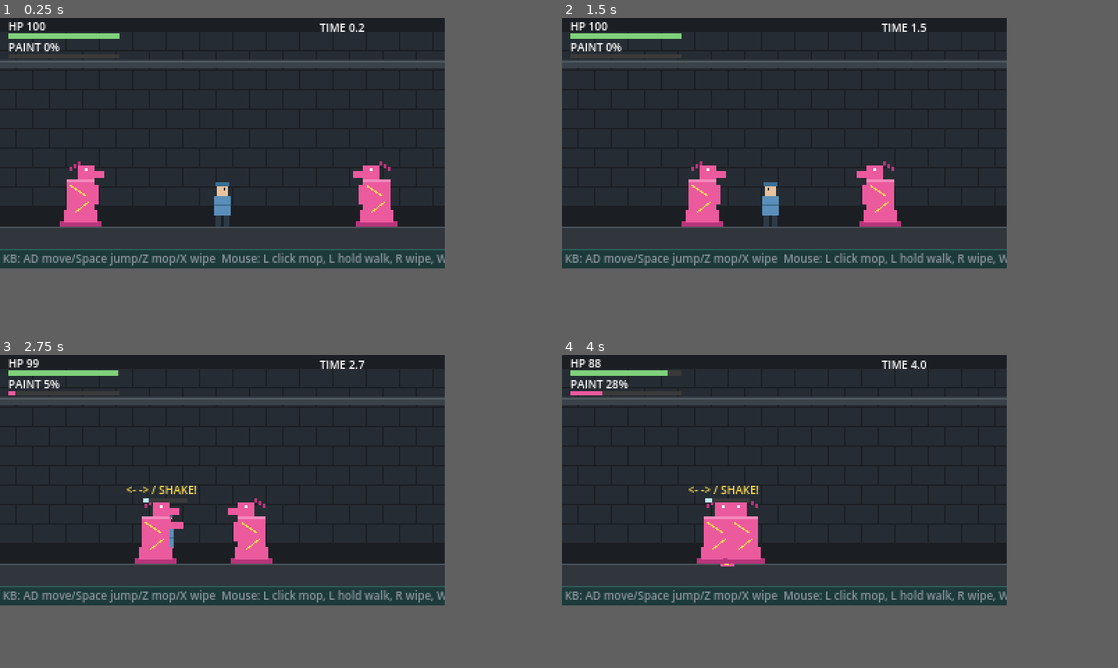
Above: before the commit, frames 1-4 (two rows, left to right).
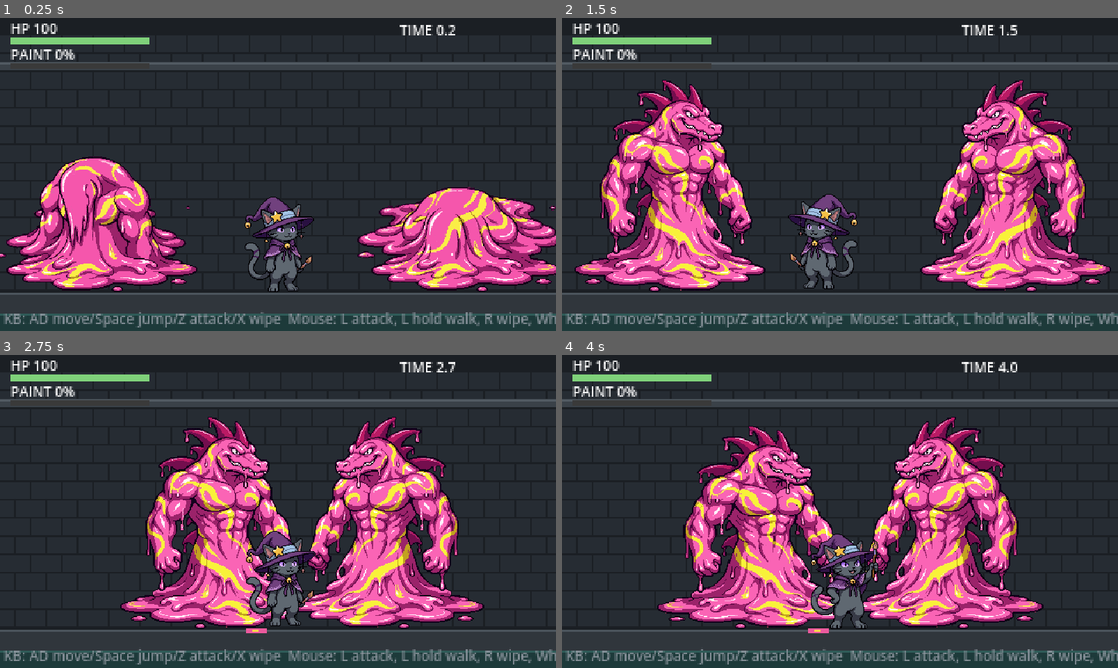
Above: after the commit, the same moments.

Repository: Dekaimo/sewer_proto
Game: Godot game, scene res://main.tscn
The game is run twice, just before and just after one commit, with the same random seed, the same clock (stepped at 60 frames per second) and the same inputs.
Inputs (mouse positions are in pixels of both pictures, inside the frame that each line leads up to):
- Up to frame 1 (0.25 s): no input
- Up to frame 2 (1.5 s): move the mouse to (884, 130) at 0.52 s; hold Right (right) 0.53-1.28 s; hold X (clean) 0.53-1.28 s; tap Z (attack) at 0.6 s; click (884, 130) at 0.67 s; tap Up (jump) at 0.77, 1.07 s; move the mouse to (695, 155) at 1.27 s; hold Left (left) from 1.28 s (still down); tap X (clean) at 1.35 s; click (695, 155) at 1.42 s
- Up to frame 3 (2.75 s): tap Up (jump) at 1.52, 1.55, 1.82, 2.1 s; move the mouse to (266, 423) at 2.02 s; release Left (left) at 2.03 s; hold Right (right) from 2.03 s (still down); click (266, 423) at 2.17 s; tap Z (attack) at 2.3 s
- Up to frame 4 (4 s): move the mouse to (762, 530) at 2.77 s; release Right (right) at 2.78 s; hold W 2.78-3.53 s; tap Z (attack) at 2.85 s; click (762, 530) at 2.92 s; tap Up (jump) at 3.02, 3.32, 3.77, 3.8 s; tap X (clean) at 3.05 s; move the mouse to (917, 517) at 3.52 s; hold Left (left) from 3.53 s (still down); hold X (clean) from 3.53 s (still down); click (917, 517) at 3.67 s
In our replay, the window is 640x360 before the commit and 800x450 after it. These sizes can differ from the game's own. Grey fills any space a smaller window leaves; there, only what the larger window draws over its background counts as a difference.

The runs differ from the first frame. In frame 1, 27% of the frame differs, in the area x 0-100%, y 1-99%; in frame 2, 36%; in frame 3, 33%; in frame 4, 34%.

Commit message:
Use PixelLab sprites: cat player, wani enemy with emerge and swallow animations, 640x360
Co-Authored-By: Claude Opus 5.5 <noreply@anthropic.com>
Claude-Session: https://claude.ai/code/session_016eaBthCvKzWp812yLXmusx

Diff:
--- a/enemy.gd
+++ b/enemy.gd
@@ -1,30 +1,70 @@
 extends Node2D
-## ペンキワニ（仮絵）。攻撃権トークンで交互に攻め、相方が掴んでいる間は反対側から連携する。
+## ペンキワニ。攻撃権トークンで交互に攻め、相方が掴んでいる間は反対側から連携する。
+## 絵は 256x256。元絵は左向き。
+
+const IDLE = preload("res://assets/wani_idle.png")
+const FEET_Y := 253
+const FLANK := 95.0       # 挟み撃ちのときにプレイヤーから取る距離
+const REACH := 60.0       # 突進が当たる距離
 
 var main
 var facing := -1
-var state := "approach"   # approach / windup / lunge / recover / hold / assist / idle
+var state := "emerge"   # emerge / approach / windup / lunge / recover / hold / assist / swallow / idle
 var t := 0.0
 var stun := 0.0
 var vel_x := 0.0
 var lunge_dir := 1
 var assist_timer := 0.0
-var wob := 0.0
+var anim_t := 0.0
+var sprite: Sprite2D
+var emerge_frames: Array[Texture2D] = []
+var swallow_frames: Array[Texture2D] = []
+
+
+func _ready() -> void:
+	for i in 9:
+		emerge_frames.append(load("res://assets/wani_emerge_%d.png" % i))
+		swallow_frames.append(load("res://assets/wani_swallow_%d.png" % i))
+	sprite = Sprite2D.new()
+	sprite.texture = emerge_frames[0]
+	sprite.centered = false
+	sprite.offset = Vector2(-128, -FEET_Y - 1)
+	add_child(sprite)
+	anim_t = -randf_range(0.0, 0.6)   # 2体の出現タイミングを少しずらす
+
+
+func active() -> bool:
+	return state != "emerge" and state != "swallow" and state != "idle"
 
 
 func _process(delta: float) -> void:
-	wob += delta
+	anim_t += delta
+	sprite.flip_h = facing > 0
+	sprite.scale = Vector2.ONE
+	sprite.position = Vector2.ZERO
+
+	if state == "emerge":
+		var i := clampi(int(anim_t * 10.0), 0, 8)
+		sprite.texture = emerge_frames[i]
+		if anim_t > 1.1:
+			state = "approach"
+			sprite.texture = IDLE
+		return
+	if state == "swallow":
+		var j := clampi(int(anim_t * 7.0), 0, 8)
+		sprite.texture = swallow_frames[j]
+		return
 	if main.game_over:
 		state = "idle"
-		queue_redraw()
 		return
+
 	var p = main.player
 	stun -= delta
 	if stun > 0.0:
 		position.x += vel_x * delta
-		vel_x = move_toward(vel_x, 0.0, 300.0 * delta)
+		vel_x = move_toward(vel_x, 0.0, 600.0 * delta)
+		sprite.position.x = sin(anim_t * 60.0) * 2.0
 		_clamp()
-		queue_redraw()
 		return
 
 	var dx: float = p.position.x - position.x
@@ -35,37 +75,40 @@
 				state = "assist"
 			elif p.state == "normal":
 				# 挟み撃ち：相方と反対側の位置へ回り込む（プレイヤーをすり抜けてよい）
-				var tx: float = clampf(p.position.x + _flank_side(p) * 27.0, main.ARENA_L, main.ARENA_R)
+				var tx: float = clampf(p.position.x + _flank_side(p) * FLANK, main.ARENA_L, main.ARENA_R)
 				var to_slot: float = tx - position.x
-				if absf(to_slot) > 4.0:
-					position.x += signf(to_slot) * 34.0 * delta
+				if absf(to_slot) > 6.0:
+					position.x += signf(to_slot) * 60.0 * delta
 				elif main.request_token(self):
 					state = "windup"
 					t = 0.5
 			dx = p.position.x - position.x
-			if absf(dx) > 1.0:
+			if absf(dx) > 2.0:
 				facing = 1 if dx > 0 else -1
 		"windup":
 			t -= delta
+			# 溜め：少し縮んでから伸びる
+			sprite.scale = Vector2(1.04, 0.96)
+			sprite.position.x = -facing * 4.0
 			if t <= 0.0:
 				state = "lunge"
 				t = 0.35
 				lunge_dir = facing
 		"lunge":
 			t -= delta
-			position.x += lunge_dir * 150.0 * delta
-			var close: bool = absf(p.position.x - position.x) < 12.0 and p.position.y > position.y - 22.0
+			position.x += lunge_dir * 280.0 * delta
+			var close: bool = absf(p.position.x - position.x) < REACH and p.position.y > position.y - 100.0
 			if close and p.state == "normal":
 				if randf() < 0.45 and p.can_be_grabbed():
 					p.grab(self)
 					state = "hold"
 				else:
 					if p.take_hit(position.x, 2, 4):
-						main.add_floor_splat(p.position.x, 14.0)
+						main.add_floor_splat(p.position.x, 40.0)
 					state = "recover"
 					t = 0.6
 			elif t <= 0.0:
-				main.add_floor_splat(position.x + lunge_dir * 8.0, 8.0)
+				main.add_floor_splat(position.x + lunge_dir * 40.0, 24.0)
 				state = "recover"
 				t = 0.6
 		"recover":
@@ -74,6 +117,8 @@
 				main.release_token(self)
 				state = "approach"
 		"hold":
+			# 掴んでいる間はゆっくり脈打つ
+			sprite.scale = Vector2(1.0, 1.0 + sin(anim_t * 5.0) * 0.015)
 			if p.state != "grabbed" or p.grabbed_by != self:
 				main.release_token(self)
 				state = "recover"
@@ -84,17 +129,24 @@
 				state = "approach"
 			else:
 				# 掴んでいる敵の反対側（プレイヤーの向こう側）に回る
-				var target_x: float = clampf(p.position.x + h2.facing * 12.0, main.ARENA_L, main.ARENA_R)
-				position.x = move_toward(position.x, target_x, 45.0 * delta)
-				if absf(dx) > 1.0:
+				var target_x: float = clampf(p.position.x + h2.facing * 50.0, main.ARENA_L, main.ARENA_R)
+				position.x = move_toward(position.x, target_x, 90.0 * delta)
+				if absf(dx) > 2.0:
 					facing = 1 if dx > 0 else -1
 				assist_timer -= delta
-				if absf(position.x - target_x) < 3.0 and assist_timer <= 0.0:
+				if absf(position.x - target_x) < 6.0 and assist_timer <= 0.0:
 					assist_timer = 0.9
 					p.assist_splash()
-					main.add_floor_splat(p.position.x, 10.0)
+					main.add_floor_splat(p.position.x, 30.0)
 	_clamp()
-	queue_redraw()
+
+
+## とどめ：プレイヤーを抱えて水たまりに沈む
+func play_swallow(p) -> void:
+	state = "swallow"
+	anim_t = 0.0
+	position.x = clampf(p.position.x - facing * 10.0, main.ARENA_L, main.ARENA_R)
+	z_index = 5
 
 
 ## 1体目は今いる側、2体目以降は1体目の反対側を受け持つ
@@ -102,8 +154,8 @@
 	var lead = main.enemies[0]
 	var lead_side: float = 1.0 if lead.position.x >= p.position.x else -1.0
 	if lead == self:
-		# 壁際で回り込めない場合は反対側を使う
-		if p.position.x + lead_side * 27.0 < main.ARENA_L or p.position.x + lead_side * 27.0 > main.ARENA_R:
+		var lx: float = p.position.x + lead_side * FLANK
+		if lx < main.ARENA_L or lx > main.ARENA_R:
 			return -lead_side
 		return lead_side
 	return -lead_side
@@ -114,10 +166,10 @@
 
 
 func on_hit(dir: int) -> void:
-	if state == "hold":
+	if state == "hold" or not active():
 		return
 	stun = 0.5
-	vel_x = dir * 120.0
+	vel_x = dir * 220.0
 	if state == "windup" or state == "lunge":
 		main.release_token(self)
 		state = "approach"
@@ -125,43 +177,6 @@
 
 func on_escaped() -> void:
 	stun = 1.2
-	vel_x = -facing * 80.0
+	vel_x = -facing * 150.0
 	state = "recover"
 	t = 0.0
-
-
-func _draw() -> void:
-	var pink := Color("ec5a9e")
-	var dark := Color("b8357a")
-	var yel := Color("f9d84d")
-	var s := 1.0 + (0.08 if state == "windup" and int(wob * 20) % 2 == 0 else 0.0)
-	var f := float(facing)
-	# 溶けた下半身（水たまり）
-	draw_rect(Rect2(-15, -4, 30, 4), dark)
-	draw_rect(Rect2(-12, -12, 24, 9), pink)
-	# 胴体（筋肉質）
-	draw_rect(Rect2(-10 * s, -34 * s, 20 * s, 23 * s), pink)
-	draw_rect(Rect2(-10 * s, -34 * s, 20 * s, 2), Color("f489bd"))
-	# マーブル模様
-	draw_line(Vector2(-8, -30), Vector2(4, -22), yel, 1.0)
-	draw_line(Vector2(6, -18), Vector2(-4, -10), yel, 1.0)
-	# 頭（ワニ）
-	draw_rect(Rect2(-6 + f * 4, -44, 12, 10), pink)
-	draw_rect(Rect2(f * 8 - (0 if f > 0 else 9), -40, 9, 5), pink)   # 口先
-	draw_rect(Rect2(-1 + f * 4, -42, 2, 2), Color.WHITE)               # 目
-	# トゲ
-	for i in 3:
-		draw_rect(Rect2(-f * (2 + i * 3), -47 + i * 2, 2, 3), dark)
-	# 腕
-	var arm_x := f * 10.0
-	if state == "hold" or state == "lunge":
-		draw_rect(Rect2(arm_x - (0 if f > 0 else 10), -30, 10, 5), pink)
-	else:
-		draw_rect(Rect2(arm_x - 3, -30, 6, 14), pink)
-	# 垂れるしずく
-	var drip := int(wob * 6) % 6
-	draw_rect(Rect2(-9, -12 + drip, 1, 2), pink)
-	draw_rect(Rect2(8, -10 + (drip + 3) % 6, 1, 2), pink)
-	if state == "windup":
-		draw_rect(Rect2(-1, -56, 2, 5), yel)
-		draw_rect(Rect2(-1, -50, 2, 1), yel)
--- a/hud.gd
+++ b/hud.gd
@@ -1,6 +1,10 @@
 extends Node2D
 
 var main
+
+
+func _ready() -> void:
+	scale = Vector2(2, 2)   # 320x180 基準で描いて2倍表示
 
 
 func _process(_delta: float) -> void:
@@ -21,10 +25,10 @@
 	draw_rect(Rect2(6, 26, 80, 3), Color("3a3a3a"))
 	draw_rect(Rect2(6, 26, 80 * c, 3), Color("ec5a9e"))
 	_txt(Vector2(230, 10), "TIME %.1f" % main.survive_time)
-	_txt(Vector2(2, 176), "KB: AD move/Space jump/Z mop/X wipe  Mouse: L click mop, L hold walk, R wipe, Wheel jump", Color("8a949c"))
+	_txt(Vector2(2, 176), "KB: AD move/Space jump/Z attack/X wipe  Mouse: L attack, L hold walk, R wipe, Wheel jump", Color("8a949c"))
 
 	if p.state == "grabbed":
-		var pos: Vector2 = p.position + Vector2(-16, -44)
+		var pos: Vector2 = p.position / 2.0 + Vector2(-16, -70)
 		_txt(pos + Vector2(-12, -3), "<- -> / SHAKE!", Color("f9d84d"))
 		draw_rect(Rect2(pos.x, pos.y, 32, 3), Color("3a3a3a"))
 		draw_rect(Rect2(pos.x, pos.y, 32 * p.struggle, 3), Color("bfefff"))
--- a/main.gd
+++ b/main.gd
@@ -7,9 +7,9 @@
 const HudScript = preload("res://hud.gd")
 const SfxScript = preload("res://sfx.gd")
 
-const FLOOR_Y := 150.0
-const ARENA_L := 10.0
-const ARENA_R := 310.0
+const FLOOR_Y := 316.0
+const ARENA_L := 20.0
+const ARENA_R := 620.0
 
 var player
 var sfx
@@ -27,9 +27,10 @@
 	add_child(sfx)
 	player = PlayerScript.new()
 	player.main = self
-	player.position = Vector2(160, FLOOR_Y)
+	player.position = Vector2(320, FLOOR_Y)
+	player.z_index = 2
 	add_child(player)
-	for x in [50.0, 280.0]:
+	for x in [110.0, 530.0]:
 		var e = EnemyScript.new()
 		e.main = self
 		e.position = Vector2(x, FLOOR_Y)
@@ -88,8 +89,16 @@
 	return null
 
 
-func on_player_defeated() -> void:
+func on_player_defeated(grabber) -> void:
 	game_over = true
+	# とどめ演出：掴んでいた敵（いなければ一番近い敵）が抱えて沈む
+	var e = grabber
+	if e == null or not is_instance_valid(e):
+		for c in enemies:
+			if e == null or absf(c.position.x - player.position.x) < absf(e.position.x - player.position.x):
+				e = c
+	if e != null:
+		e.play_swallow(player)
 
 
 # ---------- 床の汚れ ----------
@@ -116,24 +125,24 @@
 
 # ---------- 背景 ----------
 func _draw() -> void:
-	draw_rect(Rect2(0, 0, 320, 180), Color("1b1f24"))
+	draw_rect(Rect2(0, 0, 640, 360), Color("1b1f24"))
 	# レンガ
-	for row in range(0, 9):
-		var y := 10 + row * 14
-		var off := 0 if row % 2 == 0 else 12
-		for col in range(-1, 14):
-			draw_rect(Rect2(col * 24 + off, y, 23, 13), Color("262c33"))
+	for row in range(0, 14):
+		var y := 20 + row * 21
+		var off := 0 if row % 2 == 0 else 18
+		for col in range(-1, 19):
+			draw_rect(Rect2(col * 36 + off, y, 34, 19), Color("262c33"))
 	# 配管
-	draw_rect(Rect2(0, 30, 320, 6), Color("3a4148"))
-	draw_rect(Rect2(0, 31, 320, 1), Color("525b63"))
+	draw_rect(Rect2(0, 50, 640, 10), Color("3a4148"))
+	draw_rect(Rect2(0, 51, 640, 2), Color("525b63"))
 	# 床
-	draw_rect(Rect2(0, FLOOR_Y, 320, 30), Color("30363c"))
-	draw_rect(Rect2(0, FLOOR_Y, 320, 1), Color("4b545c"))
+	draw_rect(Rect2(0, FLOOR_Y, 640, 44), Color("30363c"))
+	draw_rect(Rect2(0, FLOOR_Y, 640, 2), Color("4b545c"))
 	# 水路
-	draw_rect(Rect2(0, 166, 320, 14), Color("1d3a3a"))
-	draw_rect(Rect2(0, 166, 320, 1), Color("2f5b58"))
+	draw_rect(Rect2(0, 340, 640, 20), Color("1d3a3a"))
+	draw_rect(Rect2(0, 340, 640, 2), Color("2f5b58"))
 	# 床のペンキ
 	for s in floor_splats:
 		var x0 = s.x - s.w * 0.5
-		draw_rect(Rect2(x0, FLOOR_Y - 1, s.w, 3), Color("ec5a9e"))
-		draw_rect(Rect2(x0 + s.w * 0.3, FLOOR_Y, s.w * 0.3, 1), Color("f9d84d"))
+		draw_rect(Rect2(x0, FLOOR_Y - 2, s.w, 6), Color("ec5a9e"))
+		draw_rect(Rect2(x0 + s.w * 0.3, FLOOR_Y, s.w * 0.3, 2), Color("f9d84d"))
--- a/player.gd
+++ b/player.gd
@@ -1,17 +1,26 @@
 extends Node2D
-## 主人公（仮絵）。汚れはシェーダー＋マスク画像で表現する。
-
-const W := 16
-const H := 32
+## 主人公（黒猫）。汚れはシェーダー＋マスク画像で表現する。
+## 絵は assets/cat_0..3.png（128x128）。0=待機 1=構え 2=突き 3=掲げ
+
 const DIRT_SHADER = preload("res://dirt.gdshader")
+const FRAMES := [
+	preload("res://assets/cat_0.png"),
+	preload("res://assets/cat_1.png"),
+	preload("res://assets/cat_2.png"),
+	preload("res://assets/cat_3.png"),
+]
+const W := 128
+const H := 128
+const FEET_Y := 119          # 絵の中で足が接地している行
 const HP_MAX := 100.0
+const DIRT_R := 3            # 汚れの塗り半径の倍率
 
 var main
 var sprite: Sprite2D
 var base_img: Image
 var mask_img: Image
 var mask_tex: ImageTexture
-var opaque_total := 0
+var opaque_px: Array[Vector2i] = []
 var dirty_list: Array[Vector2i] = []
 
 var state := "normal"   # normal / grabbed / defeated
@@ -31,6 +40,7 @@
 var hitstun := 0.0
 var cleaning := false
 var hp := HP_MAX
+var bob := 0.0
 
 # マウス操作
 var lmb_held := false
@@ -40,28 +50,21 @@
 
 
 func _ready() -> void:
-	base_img = Image.create(W, H, false, Image.FORMAT_RGBA8)
-	base_img.fill(Color(0, 0, 0, 0))
-	base_img.fill_rect(Rect2i(4, 1, 8, 9), Color("e8c39e"))   # 頭
-	base_img.fill_rect(Rect2i(3, 0, 10, 3), Color("3c6e91"))  # 帽子
-	base_img.fill_rect(Rect2i(9, 4, 1, 2), Color("222222"))   # 目
-	base_img.fill_rect(Rect2i(2, 10, 12, 14), Color("5b8fb9")) # つなぎ
-	base_img.fill_rect(Rect2i(2, 16, 12, 1), Color("3c6e91"))
-	base_img.fill_rect(Rect2i(3, 24, 4, 8), Color("2d3a46"))  # 脚
-	base_img.fill_rect(Rect2i(9, 24, 4, 8), Color("2d3a46"))
+	base_img = FRAMES[0].get_image()
+	base_img.convert(Image.FORMAT_RGBA8)
 	for y in H:
 		for x in W:
 			if base_img.get_pixel(x, y).a > 0.0:
-				opaque_total += 1
+				opaque_px.append(Vector2i(x, y))
 
 	mask_img = Image.create(W, H, false, Image.FORMAT_RGBA8)
 	mask_img.fill(Color.BLACK)
 	mask_tex = ImageTexture.create_from_image(mask_img)
 
 	sprite = Sprite2D.new()
-	sprite.texture = ImageTexture.create_from_image(base_img)
+	sprite.texture = FRAMES[0]
 	sprite.centered = false
-	sprite.offset = Vector2(-W / 2, -H)
+	sprite.offset = Vector2(-W / 2, -FEET_Y - 1)
 	var mat := ShaderMaterial.new()
 	mat.shader = DIRT_SHADER
 	mat.set_shader_parameter("dirt_mask", mask_tex)
@@ -71,10 +74,11 @@
 
 # ---------- 汚れ ----------
 func contamination() -> float:
-	return float(dirty_list.size()) / float(max(opaque_total, 1))
+	return float(dirty_list.size()) / float(max(opaque_px.size(), 1))
 
 
 func add_dirt(center: Vector2i, r: int) -> void:
+	r *= DIRT_R
 	var changed := false
 	for y in range(center.y - r, center.y + r + 1):
 		for x in range(center.x - r, center.x + r + 1):
@@ -104,7 +108,7 @@
 
 
 func random_body_point() -> Vector2i:
-	return Vector2i(randi_range(1, W - 2), randi_range(2, H - 2))
+	return opaque_px.pick_random()
 
 
 func remove_dirt(n: int) -> void:
@@ -130,8 +134,8 @@
 		add_dirt(random_body_point(), r)
 	damage(8.0)
 	main.sfx.play("hit")
-	vel.x = (1.0 if position.x > from_x else -1.0) * 120.0
-	vel.y = -60.0
+	vel.x = (1.0 if position.x > from_x else -1.0) * 220.0
+	vel.y = -120.0
 	on_floor = false
 	hitstun = 0.3
 	invuln = 0.6
@@ -164,17 +168,17 @@
 	position.y = main.FLOOR_Y - 1
 	on_floor = false
 	if is_instance_valid(e):
-		vel = Vector2(-e.facing * 140.0, -120.0)
+		vel = Vector2(-e.facing * 260.0, -220.0)
 		e.on_escaped()
 	else:
-		vel = Vector2(0.0, -120.0)
+		vel = Vector2(0.0, -220.0)
 
 
 func _defeat() -> void:
 	state = "defeated"
+	main.sfx.play("defeat")
+	main.on_player_defeated(grabbed_by)
 	grabbed_by = null
-	main.sfx.play("defeat")
-	main.on_player_defeated()
 
 
 # ---------- マウス ----------
@@ -198,7 +202,7 @@
 			queued_jump = true
 	elif event is InputEventMouseMotion and state == "grabbed":
 		var rx: float = (event as InputEventMouseMotion).relative.x
-		if absf(rx) >= 3.0:
+		if absf(rx) >= 4.0:
 			var d := 1 if rx > 0 else -1
 			if d != last_dir:
 				struggle += 0.09
@@ -218,18 +222,32 @@
 			_update_normal(delta)
 		"grabbed":
 			_update_grabbed(delta)
-		"defeated":
-			sprite.rotation = lerp_angle(sprite.rotation, PI / 2 * facing, 0.1)
+	_update_frame(delta)
 	sprite.flip_h = facing < 0
-	sprite.visible = not (invuln > 0.0 and state == "normal" and int(invuln * 20) % 2 == 0)
+	sprite.visible = state != "defeated" and not (invuln > 0.0 and state == "normal" and int(invuln * 20) % 2 == 0)
 	queue_redraw()
+
+
+func _update_frame(delta: float) -> void:
+	var f := 0
+	if attack_timer > 0.0:
+		f = 1 if attack_timer > 0.12 else 2
+	elif cleaning:
+		f = 3
+	sprite.texture = FRAMES[f]
+	# 歩いているときは上下に揺らす（歩きアニメの代わり）
+	if state == "normal" and on_floor and absf(vel.x) > 1.0:
+		bob += delta * 12.0
+		sprite.position.y = -absf(sin(bob)) * 3.0
+	else:
+		sprite.position.y = 0.0
 
 
 func _update_normal(delta: float) -> void:
 	var c := contamination()
 	var dir := Input.get_axis("left", "right")
 	var mouse_x := get_global_mouse_position().x
-	if dir == 0.0 and lmb_held and lmb_time >= 0.18 and absf(mouse_x - position.x) > 4.0:
+	if dir == 0.0 and lmb_held and lmb_time >= 0.18 and absf(mouse_x - position.x) > 8.0:
 		dir = 1.0 if mouse_x > position.x else -1.0
 	var want_clean := Input.is_action_pressed("clean") or Input.is_mouse_button_pressed(MOUSE_BUTTON_RIGHT)
 	cleaning = want_clean and on_floor and hitstun <= 0.0
@@ -243,40 +261,40 @@
 		clean_timer += delta
 		if clean_timer > 0.1:
 			clean_timer = 0.0
-			remove_dirt(1)
+			remove_dirt(12)
 			main.sfx.play("wipe", -4.0, 0.3)
 
-	var speed := 75.0 * (1.0 - 0.55 * c)
+	var speed := 140.0 * (1.0 - 0.55 * c)
 	var on_paint: bool = on_floor and main.splat_under(position.x)
 	if on_paint:
 		speed *= 0.6
 		floor_timer += delta
 		if floor_timer > 0.6:
 			floor_timer = 0.0
-			add_dirt(Vector2i(randi_range(3, 12), randi_range(27, 31)), 1)
+			add_dirt(Vector2i(randi_range(40, 88), randi_range(108, 118)), 1)
 			main.sfx.play("step_paint", -3.0)
 
 	if hitstun > 0.0:
-		vel.x = move_toward(vel.x, 0.0, 400.0 * delta)
+		vel.x = move_toward(vel.x, 0.0, 700.0 * delta)
 	else:
 		vel.x = dir * speed
 
 	var jump := Input.is_action_just_pressed("jump") or queued_jump
 	queued_jump = false
 	if on_floor and jump and not cleaning:
-		vel.y = -190.0 * (1.0 - 0.4 * c)
+		vel.y = -360.0 * (1.0 - 0.4 * c)
 		on_floor = false
 
 	var mouse_attack := queued_attack
 	queued_attack = false
-	if mouse_attack and absf(mouse_x - position.x) > 2.0:
+	if mouse_attack and absf(mouse_x - position.x) > 4.0:
 		facing = 1 if mouse_x > position.x else -1
 	if (Input.is_action_just_pressed("attack") or mouse_attack) and attack_cd <= 0.0 and not cleaning and hitstun <= 0.0:
-		attack_timer = 0.18
-		attack_cd = 0.35
+		attack_timer = 0.24
+		attack_cd = 0.4
 		_do_attack()
 
-	vel.y += 500.0 * delta
+	vel.y += 900.0 * delta
 	position += vel * delta
 	if position.y >= main.FLOOR_Y:
 		position.y = main.FLOOR_Y
@@ -286,24 +304,27 @@
 
 
 func _do_attack() -> void:
-	# モップ攻撃：前方の床掃除＋敵を押し返す
-	var x0 := position.x + (4.0 if facing > 0 else -26.0)
-	var x1 := x0 + 22.0
+	# モップ（筆）攻撃：前方の床掃除＋敵を押し返す
+	var x0 := position.x + (10.0 if facing > 0 else -60.0)
+	var x1 := x0 + 50.0
 	main.clean_floor(x0, x1)
 	main.sfx.play("mop", -2.0)
 	for e in main.enemies:
+		if not e.active():
+			continue
 		var ex: float = e.position.x
-		if ex > x0 - 6.0 and ex < x1 + 6.0 and absf(e.position.y - position.y) < 30.0:
+		if ex > x0 - 50.0 and ex < x1 + 50.0 and absf(e.position.y - position.y) < 80.0:
 			e.on_hit(facing)
 			if randf() < 0.3:
-				add_dirt(Vector2i(8 + facing * 5, randi_range(10, 20)), 1)  # 跳ね返り
+				add_dirt(Vector2i(64 + facing * 30, randi_range(60, 90)), 1)  # 跳ね返り
 
 
 func _update_grabbed(delta: float) -> void:
 	if not is_instance_valid(grabbed_by):
 		state = "normal"
 		return
-	position = grabbed_by.position + Vector2(grabbed_by.facing * 7, -3)
+	position = grabbed_by.position + Vector2(grabbed_by.facing * 40, -50)
+	facing = -grabbed_by.facing
 	struggle -= 0.22 * delta
 	var d := 0
 	if Input.is_action_just_pressed("left"):
@@ -315,26 +336,25 @@
 		last_dir = d
 	if Input.is_action_just_pressed("attack") or Input.is_action_just_pressed("clean"):
 		struggle += 0.04
+	# もがいている感じの小刻みな揺れ
+	sprite.position.x = sin(Time.get_ticks_msec() / 40.0) * 1.5
 	drip_timer += delta
 	if drip_timer > 0.35:
 		drip_timer = 0.0
 		add_dirt(random_body_point(), 2)
 		damage(1.5)
-		main.sfx.play("grab_loop", -2.0)
+		if state == "grabbed":
+			main.sfx.play("grab_loop", -2.0)
 	struggle = clampf(struggle, 0.0, 1.0)
 	if struggle >= 1.0 and state == "grabbed":
+		sprite.position.x = 0.0
 		_escape()
 
 
 func _draw() -> void:
-	if attack_timer > 0.0:
-		var a := Vector2(facing * 5, -14)
-		var b := Vector2(facing * 24, -6)
-		draw_line(a, b, Color("c7b28a"), 1.0)
-		draw_rect(Rect2(b.x - 3, b.y - 1, 6, 3), Color("dfe9ef"))
 	if cleaning and state == "normal":
 		var t := Time.get_ticks_msec() / 120
 		for i in 3:
-			var px := float((t * 7 + i * 11) % 14) - 7.0
-			var py := -6.0 - float((t * 3 + i * 9) % 26)
-			draw_rect(Rect2(px, py, 1, 1), Color("bfefff"))
+			var px := float((t * 7 + i * 11) % 40) - 20.0
+			var py := -10.0 - float((t * 3 + i * 9) % 100)
+			draw_rect(Rect2(px, py, 2, 2), Color("bfefff"))
--- a/project.godot
+++ b/project.godot
@@ -7,8 +7,8 @@
 config/features=PackedStringArray("4.3")
 
 [display]
-window/size/viewport_width=320
-window/size/viewport_height=180
+window/size/viewport_width=640
+window/size/viewport_height=360
 window/size/window_width_override=1280
 window/size/window_height_override=720
 window/stretch/mode="viewport"
Binary file added: assets/cat_0.png
Not shown, added: assets/cat_0.png.import
Binary file added: assets/cat_1.png
Not shown, added: assets/cat_1.png.import
Binary file added: assets/cat_2.png
Not shown, added: assets/cat_2.png.import
Binary file added: assets/cat_3.png
Not shown, added: assets/cat_3.png.import
Binary file added: assets/wani_emerge_0.png
Not shown, added: assets/wani_emerge_0.png.import
Binary file added: assets/wani_emerge_1.png
Not shown, added: assets/wani_emerge_1.png.import
(and 61 more such lines)
